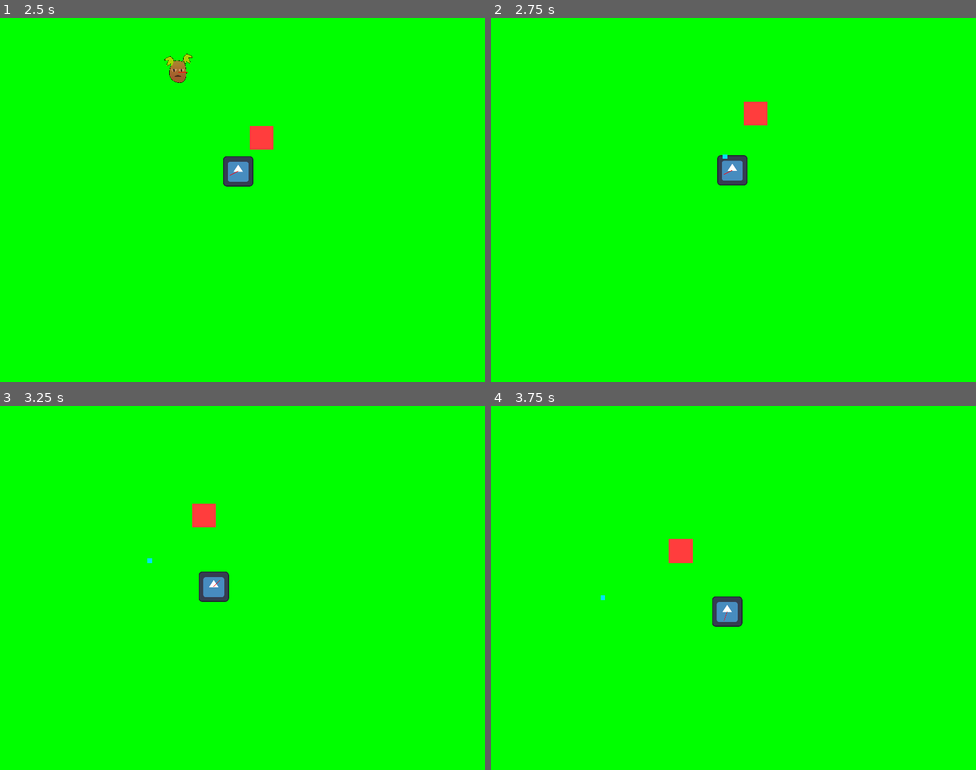
Above: before the commit, frames 1-4 (two rows, left to right).
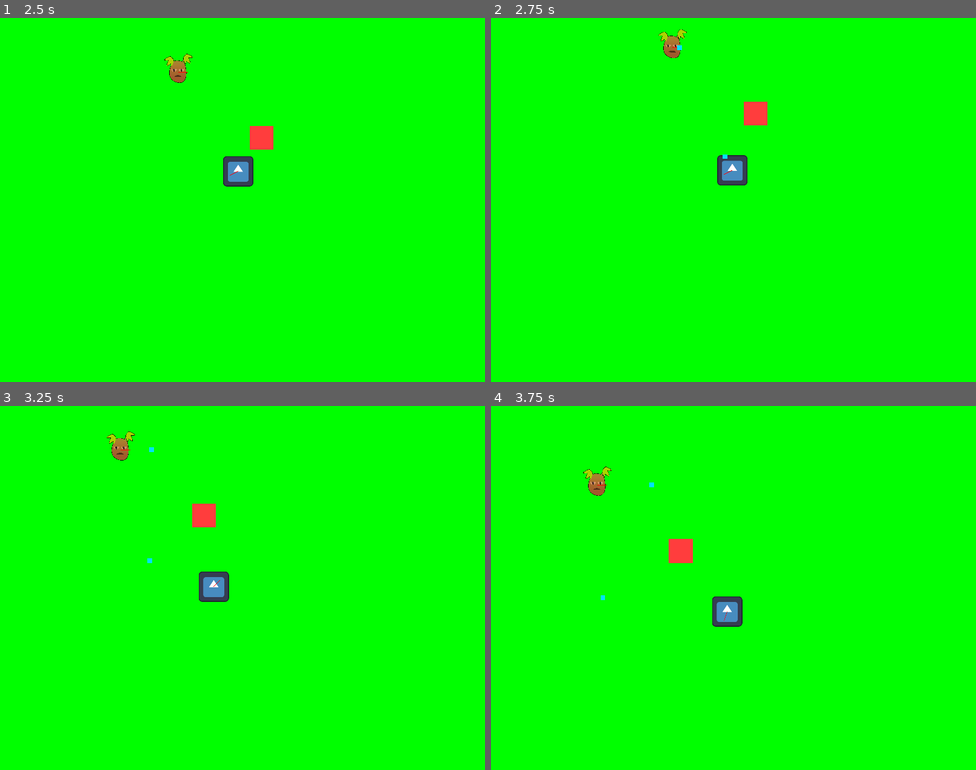
Above: after the commit, the same moments.

Repository: Zereijin/GGJ2023
Game: Godot game, scene res://main_menu/main_menu.tscn
The game is run twice, just before and just after one commit, with the same random seed, the same clock (stepped at 60 frames per second) and the same inputs. The engine's default icon, where the game draws it, is replaced by a stand-in: a white triangle on a blue panel in a dark square.
Inputs (mouse positions are in pixels of both pictures, inside the frame that each line leads up to):
- Up to frame 1 (2.5 s): click "Play" at 0.5 s; tap Enter at 1.25 s; move the mouse to (349, 181) at 1.27 s; hold D (right) 1.28-2.03 s; move the mouse to (145, 218) at 2.02 s; hold S (down) from 2.03 s (still down)
- Up to frame 2 (2.75 s): keep holding S (down)
- Up to frame 3 (3.25 s): move the mouse to (291, 507) at 2.77 s; release S (down) at 2.78 s; hold D (right) from 2.78 s (still down)
- Up to frame 4 (3.75 s): move the mouse to (709, 660) at 3.52 s; release D (right) at 3.53 s; hold W (up) from 3.53 s (still down)

Frame 1 is identical in both runs. In frame 2, 0.2% of the frame differs, in the area x 34-41%, y 3-11%; in frame 3, 0.3%; in frame 4, 0.3%, in the area x 19-34%, y 16-25%.

Commit message:
Give potatoes proper projectiles

Diff:
--- a/game/enemy/potato/potato.tscn
+++ b/game/enemy/potato/potato.tscn
@@ -9,7 +9,7 @@
 [ext_resource type="Texture2D" uid="uid://b6upkw8yivm5s" path="res://game/enemy/potato/sprites/potato_east2.png" id="7_dn1g0"]
 [ext_resource type="Texture2D" uid="uid://u4yk3q25l3vh" path="res://game/enemy/potato/sprites/potato_north1.png" id="8_1knd3"]
 [ext_resource type="Texture2D" uid="uid://cwoui1x8ktevd" path="res://game/enemy/potato/sprites/potato_north2.png" id="9_y7tmo"]
-[ext_resource type="PackedScene" uid="uid://bepqps3b2gmbp" path="res://game/player/projectile.tscn" id="10_2efkh"]
+[ext_resource type="PackedScene" uid="uid://bv1kbdhdtu1yt" path="res://game/enemy/potato/projectile.tscn" id="10_6expw"]
 
 [sub_resource type="SpriteFrames" id="SpriteFrames_61wl2"]
 animations = [{
@@ -73,7 +73,7 @@
 offset = Vector2(0, -80)
 
 [node name="Gun" parent="." index="1"]
-projectile = ExtResource("10_2efkh")
+projectile = ExtResource("10_6expw")
 
 [node name="CollisionShape" parent="." index="2"]
 shape = SubResource("CapsuleShape2D_h84hw")
--- /dev/null
+++ b/game/enemy/potato/projectile.tscn
@@ -0,0 +1,7 @@
+[gd_scene load_steps=2 format=3 uid="uid://bv1kbdhdtu1yt"]
+
+[ext_resource type="PackedScene" uid="uid://0kfs3x4bphda" path="res://game/projectile.tscn" id="1_ge4m6"]
+
+[node name="Projectile" instance=ExtResource("1_ge4m6")]
+collision_mask = 17
+delete_on_touch = 17
